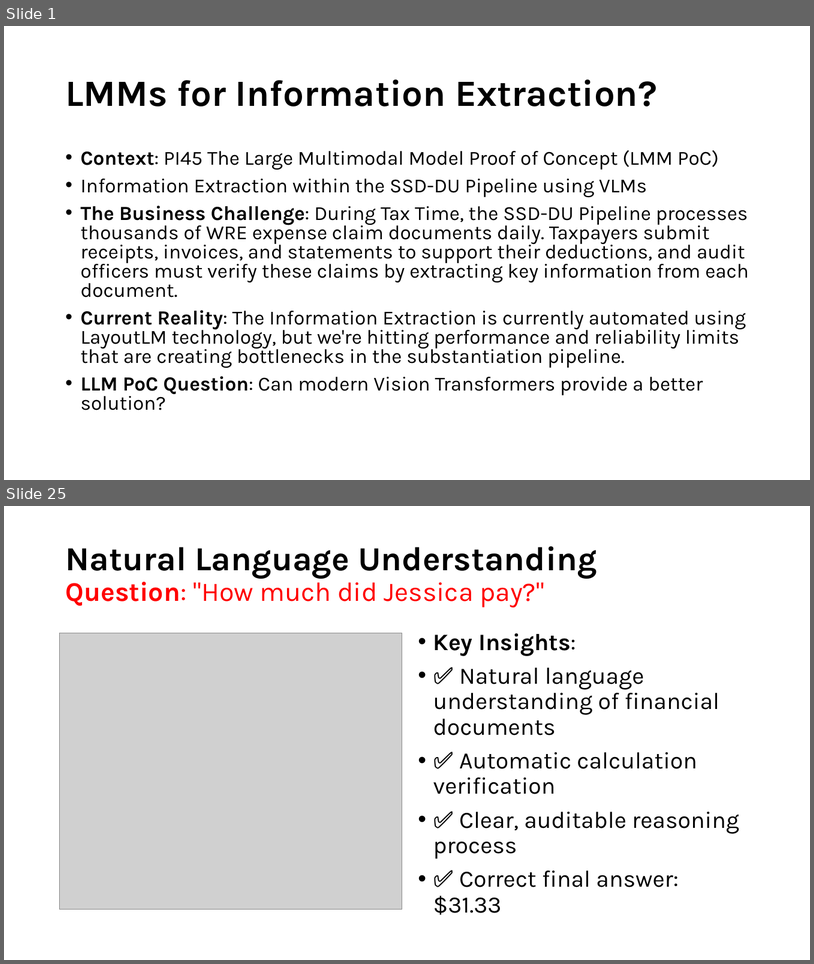
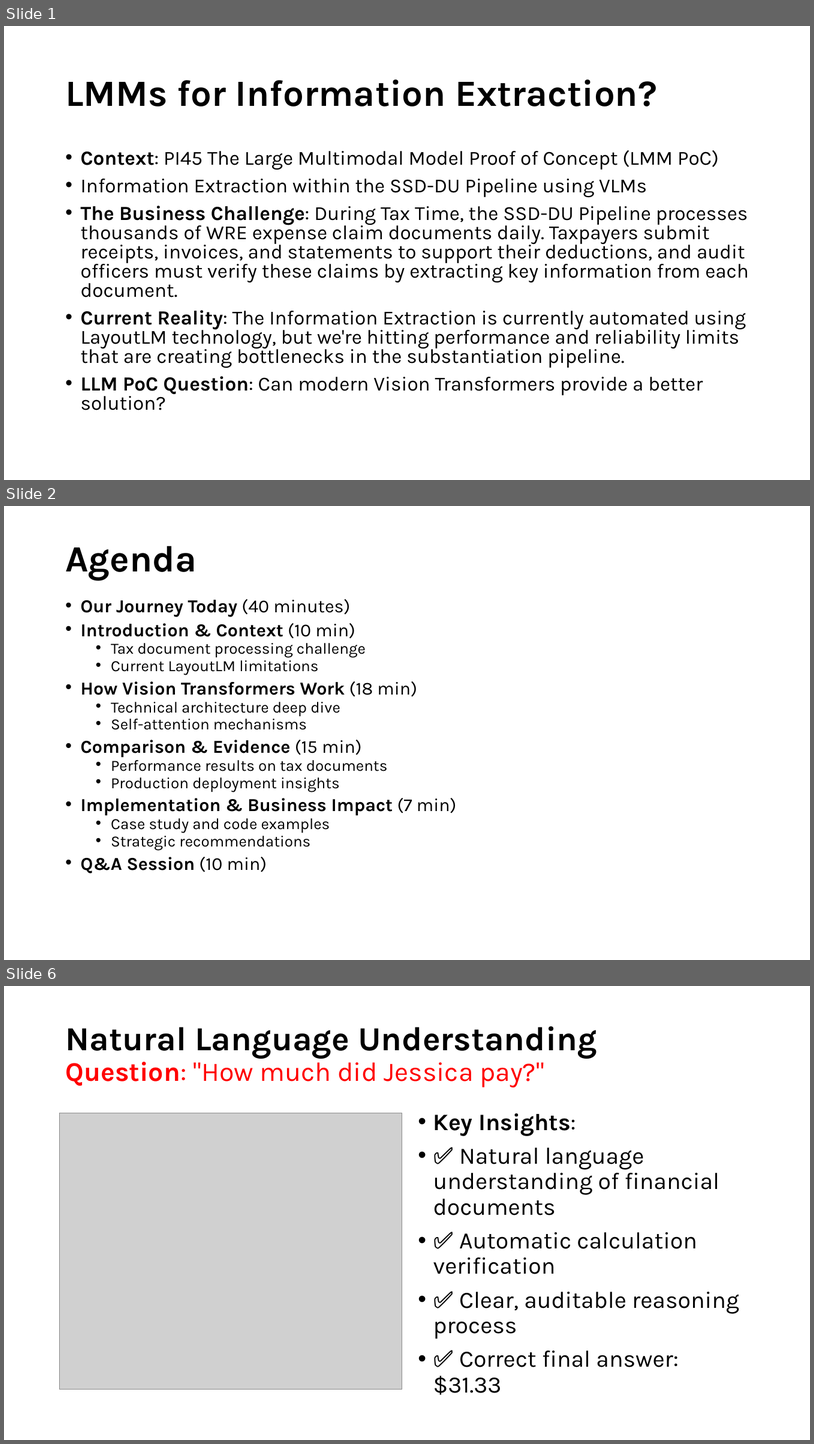
Before and after one commit to tmnestor/unified_vision_processor_minimal, a slide deck: presentation_materials/vision_transformers.pptx. Shown one above the other, each under a label of ours: slides 1 and 25 before the commit, slides 1, 2 and 6 after it; the slides between them are not shown. The pictures are 814x964 and 814x1444 pixels, drawn with LibreOffice and Linux fonts; fonts in the diff are those of the drawing; grey boxes stand for pictures. Boxes give left, top, right and bottom in pixels: in the first picture for what was removed or moved away, otherwise in the second. Text is boxed around its words. In the diff, an @@ line names an element or a change of style, - is before the commit and + after.

Commit message:
✨ feat: update presentation materials with improved content and visuals for Vision Transformers

```diff
--- a/presentation_materials/vision_transformers.pptx
+++ b/presentation_materials/vision_transformers.pptx
@@ slide 2 added at (4,506,810,960), background #FFFFFF @@
@@ title added at (65,546,197,580), 44 pt, text #000000, bold @@
+Agenda
@@ text added at (81,599,457,873), 18.6 pt, text #000000 @@
+• Our Journey Today (40 minutes)
+• Introduction & Context (10 min)
+  • Tax document processing challenge
+  • Current LayoutLM limitations
+• How Vision Transformers Work (18 min)
+  • Technical architecture deep dive
+  • Self-attention mechanisms
+• Comparison & Evidence (15 min)
+  • Performance results on tax documents
+  • Production deployment insights
+• Implementation & Business Impact (7 min)
+  • Case study and code examples
+  • Strategic recommendations
+• Q&A Session (10 min)
@@ what was slide 25 is now slide 6 @@
```
Also in this commit, not shown: 2 slides changed, 2 other slides added, 5 slides removed.
